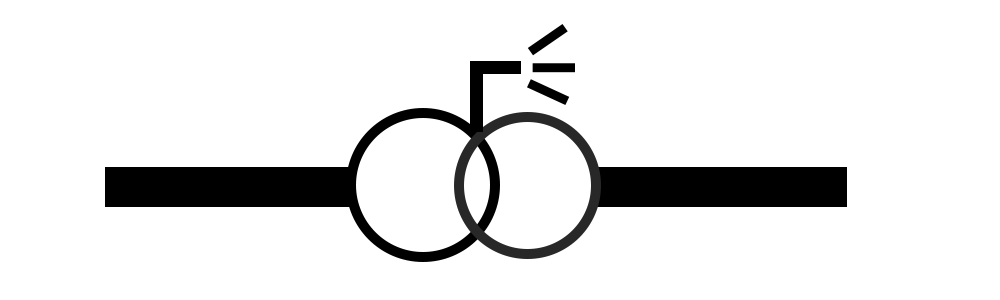
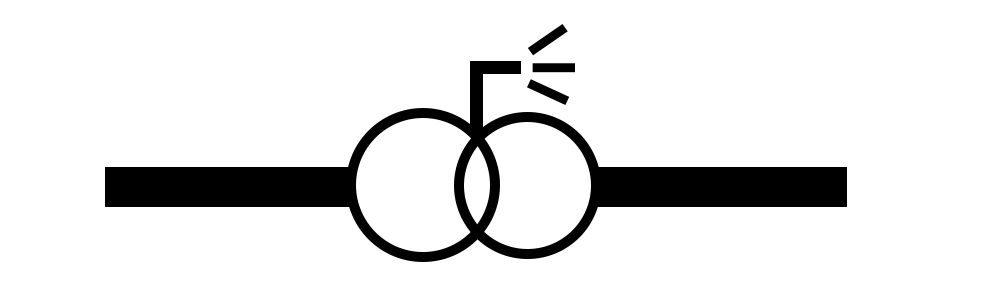
Layered file, before and after one edit (w=1000, h=300). Changes by layer:
painted on "Elipse 3" over [454, 112, 601, 259]
painted on "Elipse 1" over [472, 140, 485, 230]
